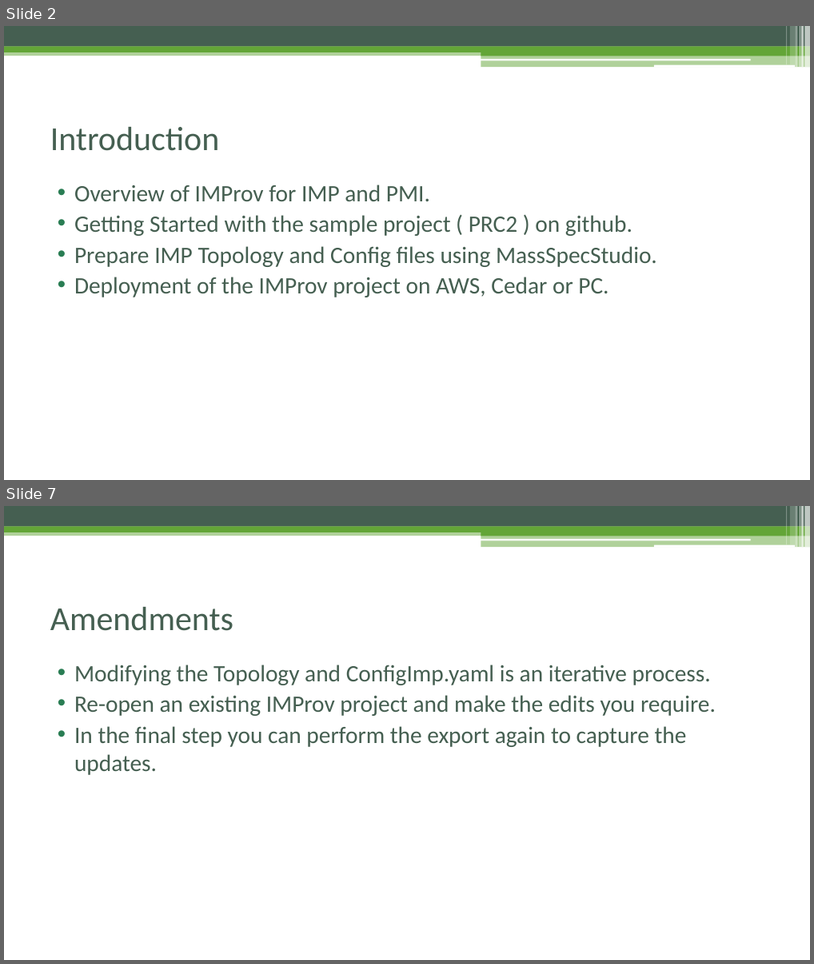
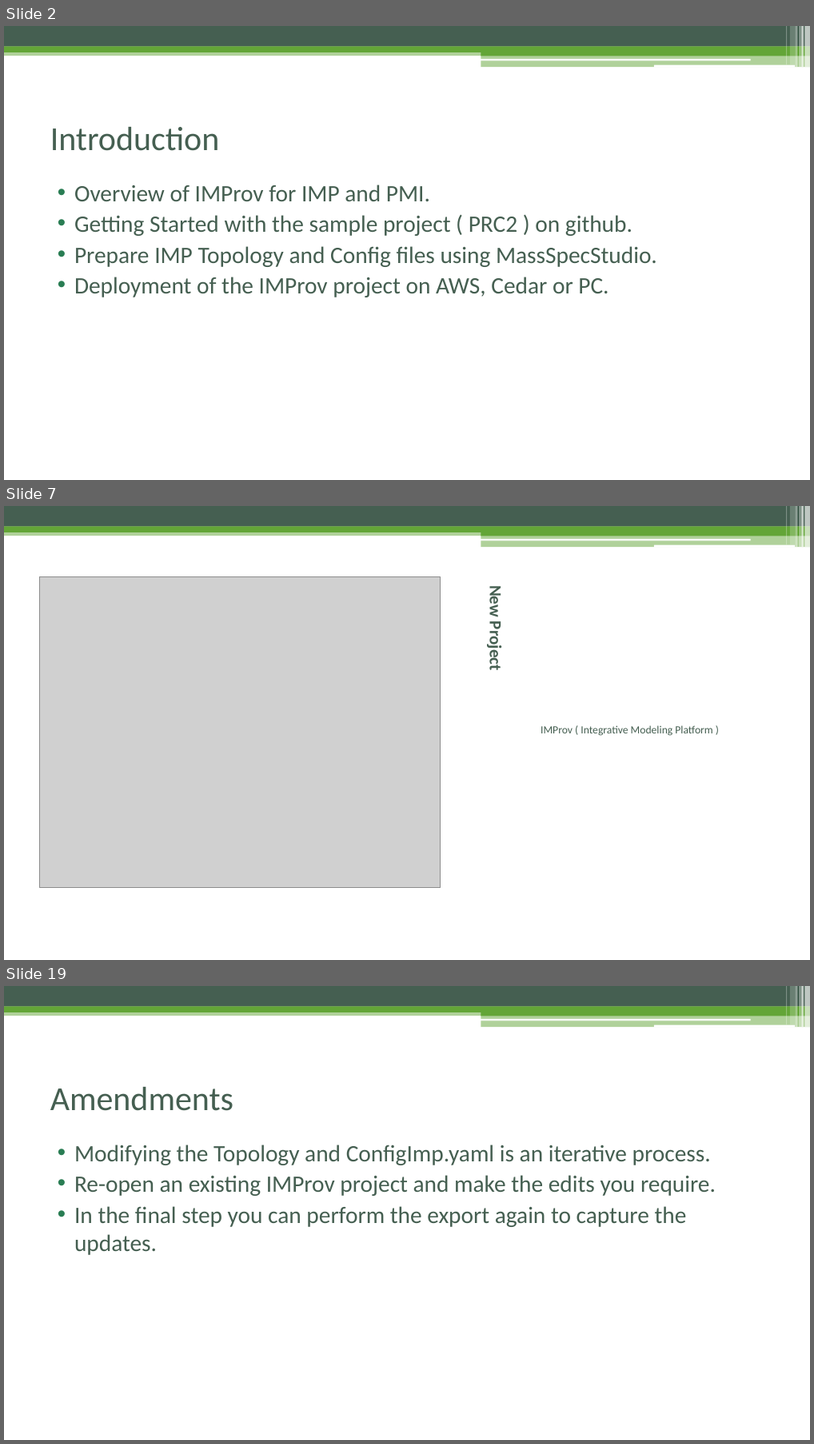
Before and after one commit to pellst/imp_msstudio_init, a slide deck: IMProv_project_prep.pptx. Shown one above the other, each under a label of ours: slides 2 and 7 before the commit, slides 2, 7 and 19 after it; the slides between them are not shown. The pictures are 814x964 and 814x1444 pixels, drawn with LibreOffice and Linux fonts; fonts in the diff are those of the drawing; grey boxes stand for pictures. Boxes give left, top, right and bottom in pixels: in the first picture for what was removed or moved away, otherwise in the second. Text is boxed around its words. In the diff, an @@ line names an element or a change of style, - is before the commit and + after.

```diff
--- a/IMProv_project_prep.pptx
+++ b/IMProv_project_prep.pptx
@@ slide 7 added at bbox=[4, 506, 810, 960], background #FFFFFF; not listed: 13 template elements that a slide beside it also shows @@
@@ picture added at bbox=[40, 576, 441, 888] @@
@@ title added at bbox=[486, 588, 506, 669], 20 pt, text #455F51, bold @@
+New Project
@@ text added at bbox=[541, 725, 713, 736], 13 pt, text #455F51 @@
+IMProv ( Integrative Modeling Platform )
@@ what was slide 7 is now slide 19 @@
```
Also in this commit, not shown: 3 slides changed, 20 other slides added, 3 slides removed.
